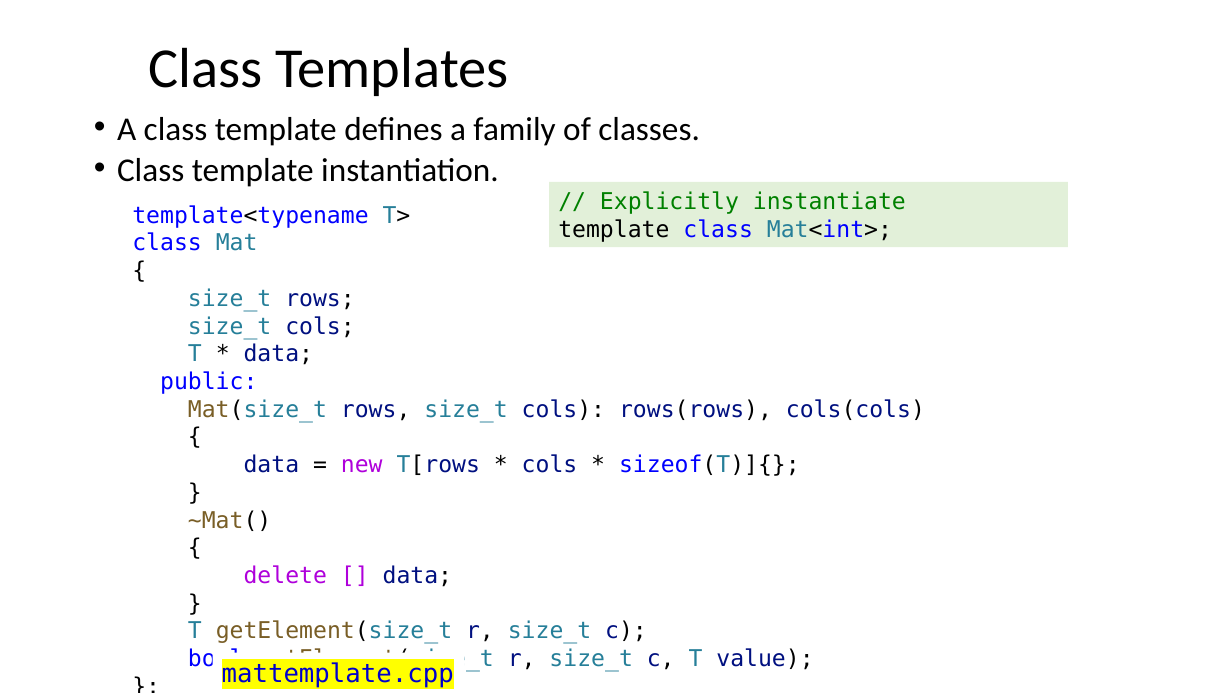
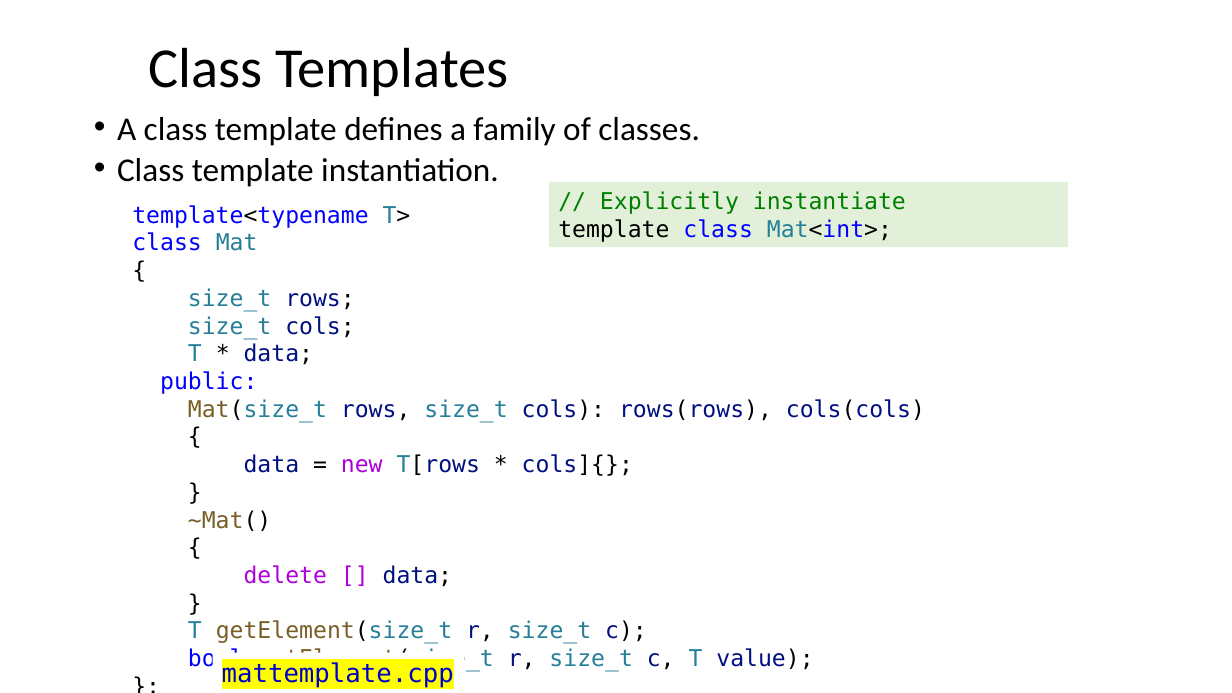
Before and after one commit to ShiqiYu/CPP, a slide deck: slide 6 of week13/Lecture13.pptx. Drawn at 1232x693 pixels with LibreOffice and Linux fonts; fonts in the diff are those of the drawing; background and template pictures are left out. Boxes give left, top, right and bottom in pixels: in the first picture for what was removed or moved away, otherwise in the second. Text is boxed around its words. In the diff, an @@ line names an element or a change of style, - is before the commit and + after.

```diff
--- a/week13/Lecture13.pptx
+++ b/week13/Lecture13.pptx
@@ text at [244, 454, 633, 476]: text changed @@
-data = new T[rows * cols * sizeof(T)]{};
+data = new T[rows * cols]{};
```
Also in this commit, not shown: 2 other slides changed, 4 other files.
